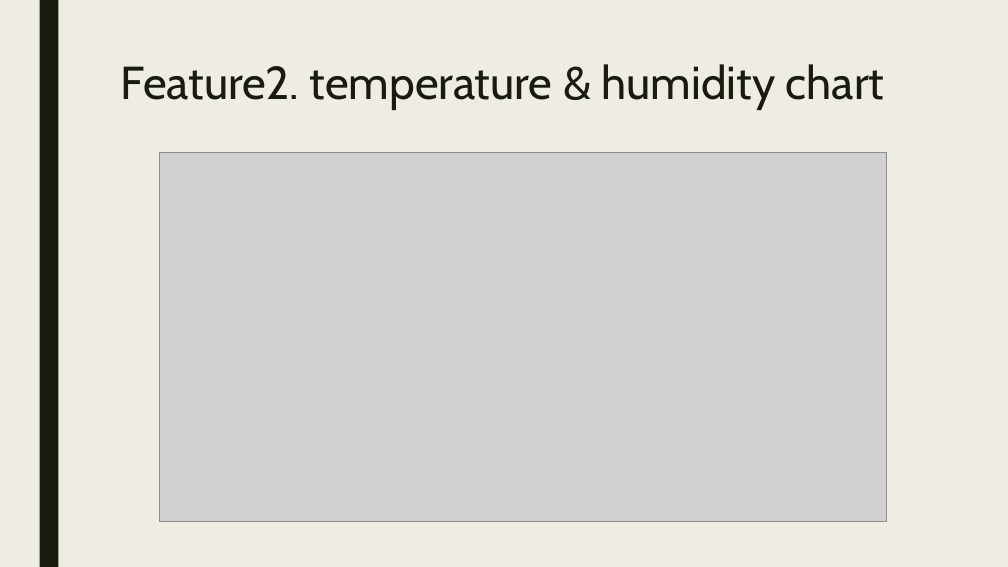
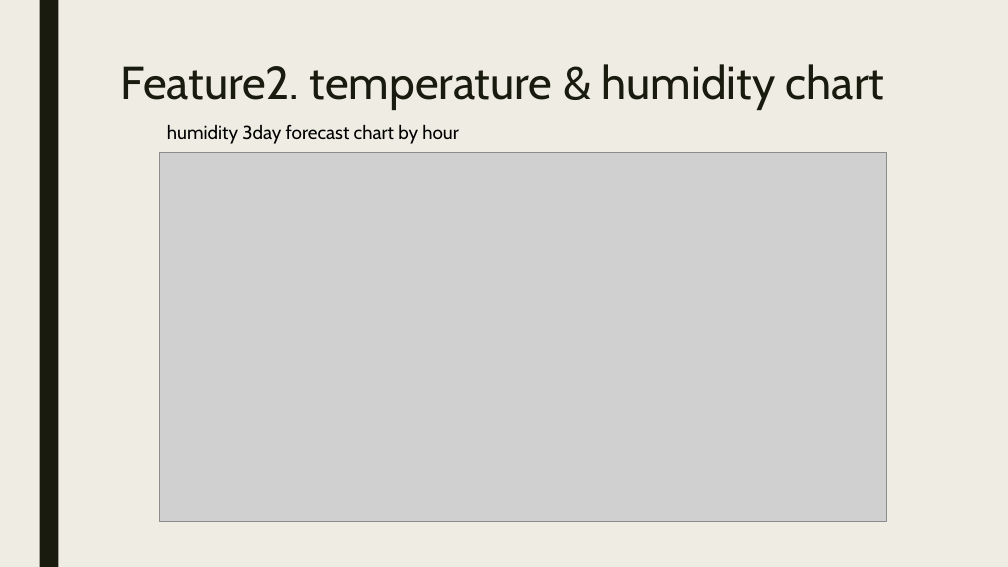
Before and after one commit to minchoCoin/air-quality-dashboard, a slide deck: slide 13 of presentation.pptx (slide 12 before the commit). Drawn at 1008x567 pixels with LibreOffice and Linux fonts; fonts in the diff are those of the drawing; grey boxes stand for pictures. Boxes give left, top, right and bottom in pixels: in the first picture for what was removed or moved away, otherwise in the second. Text is boxed around its words. In the diff, an @@ line names an element or a change of style, - is before the commit and + after.

```diff
--- a/presentation.pptx
+++ b/presentation.pptx
@@ text added at [167, 124, 459, 144], 18 pt, text #000000 @@
+humidity 3day forecast chart by hour
```
Also in this commit, not shown: 3 other slides changed, 4 slides added, 1 slide removed, 1 other file.
